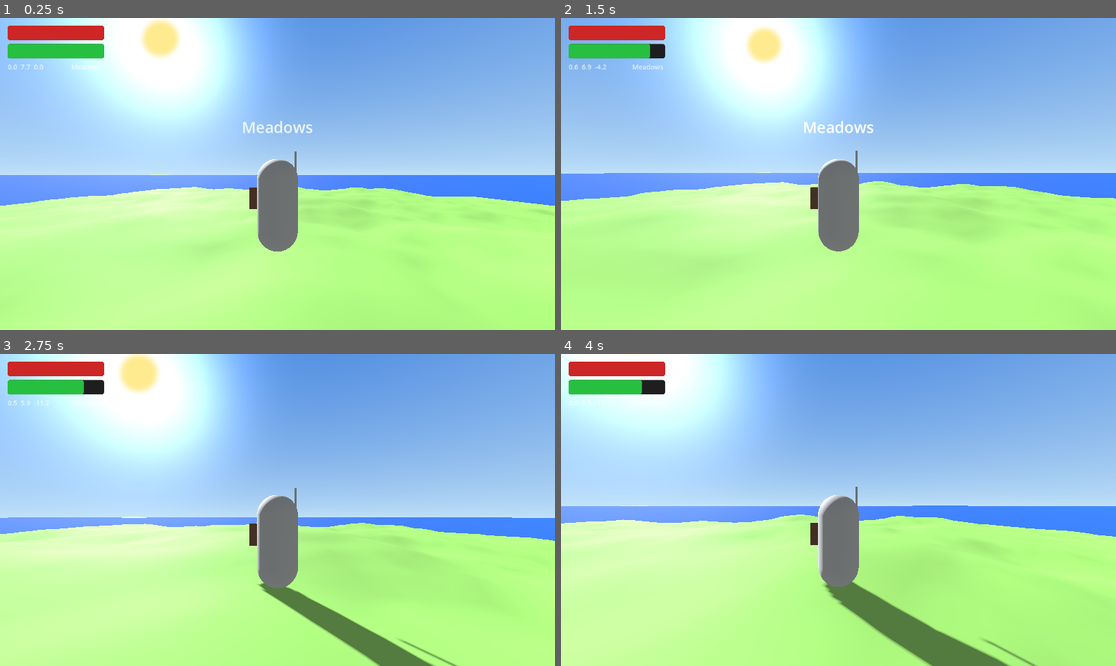
Above: before the commit, frames 1-4 (two rows, left to right).
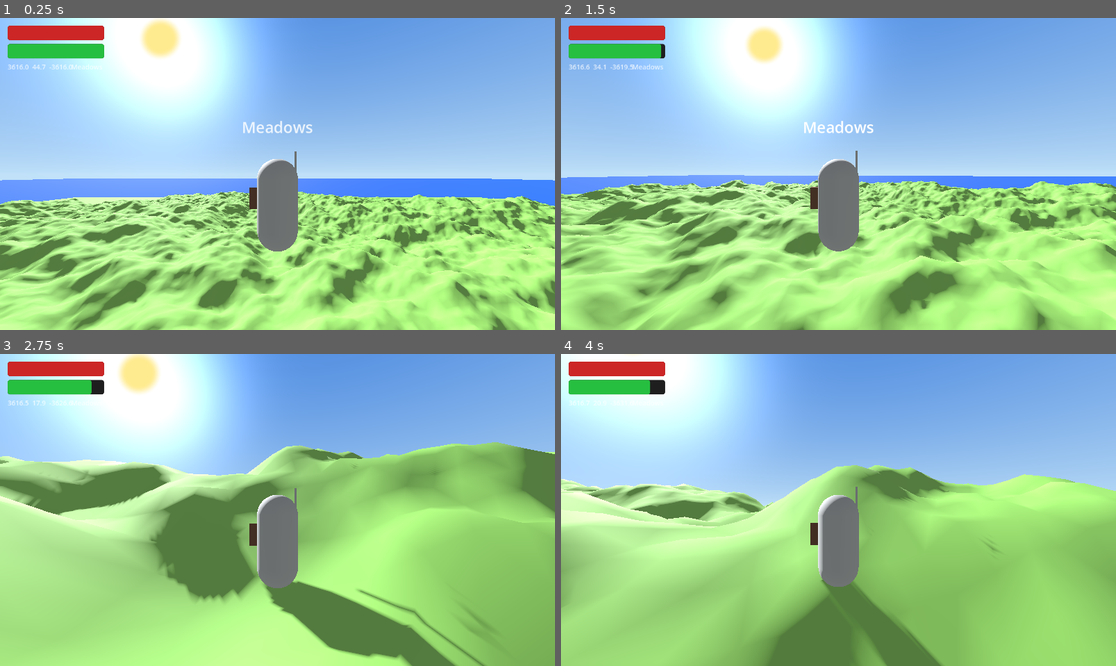
Above: after the commit, the same moments.

Repository: cpeter41/mingusbreath
Game: Godot game, scene res://scenes/world/World.tscn
Two runs of this game, one before a commit and one after it. Both use one fixed random seed, a clock stepped at 60 frames per second and the inputs below.
Inputs (mouse positions are in pixels of both pictures, inside the frame that each line leads up to):
- Up to frame 1 (0.25 s): no input
- Up to frame 2 (1.5 s): move the mouse to (866, 174) at 0.52 s; hold W (move_forward) from 0.53 s (still down); click (866, 174) at 0.6 s; tap Space (jump) at 0.77 s; move the mouse to (810, 174) at 1.27 s; right-click (810, 174) at 1.35 s
- Up to frame 3 (2.75 s): keep holding W (move_forward); tap Space (jump) at 1.52 s; move the mouse to (288, 503) at 2.02 s; tap Ctrl (dodge) at 2.1 s
- Up to frame 4 (4 s): keep holding W (move_forward); move the mouse to (832, 516) at 2.77 s; tap E (interact) at 2.85 s; tap Space (jump) at 3.02, 3.77 s; move the mouse to (877, 513) at 3.52 s; tap Q (spawn_boat) at 3.6 s

The runs differ from the first frame. In frame 1, 24% of the frame differs, in the area x 0-100%, y 14-100%; in frame 2, 25%; in frame 3, 52%; in frame 4, 52%, in the area x 0-100%, y 8-100%.

Commit message:
feat: mainland spawn + world borders + island placement rework
Reworks world layout from random islands around an origin starter to a
fixed-size world with a large mainland in the top-right corner and a
visible collision border at the world edges.

World size
- WORLD_SIZE_M bumped 4096 -> 8192 in IslandRegistry; single source of
  truth used by placer + border geometry.

Mainland
- New IslandDef island_mainland_01 (footprint_radius=400, weight=0).
  Weight=0 keeps it out of the weighted slot pool; only fills slot 0.
- New scene scenes/islands/island_mainland_01.tscn driven by
  scripts/world/mainland_terrain.gd. Terrain mesh + heightmap collider +
  shore wall generated at runtime via IslandGenerator (size_m=800,
  max_height_m=40), cached in a static dict.
- Shore wall lives on its own StaticBody3D with collision_layer=8 and
  collision_mask=0 so player (mask=1) passes freely while boats
  (mask=9) still bounce.
- bake_islands.gd extended: bakes mainland too (and now also writes
  shore_wall.tres for every island), so the runtime-gen scene can be
  swapped to baked .tres references later.

IslandPlacer
- STARTER_DEF_ID -> MAINLAND_DEF_ID. Slot 0 pinned to top-right corner
  (+X, -Z) inset by footprint + spacing buffer instead of world origin.
- Random range for slots 1..N tightened to keep islands clear of the
  border walls (edge_inset = footprint + buffer).
- Weighted picker now skips weight<=0 entries so mainland never appears
  in non-starter slots.

IslandRegistry
- get_starter_placement() -> get_mainland_placement().
- compute_placements() now logs slot/id/pos/radius for every placement
  on startup.

Player
- Spawn path uses IslandRegistry.get_mainland_placement() and the
  mainland scene's SpawnAnchor.
- RESPAWN_POINT constant replaced; respawn() now resolves the mainland
  spawn at runtime via _mainland_spawn_point() so death no longer drops
  the player into mid-ocean at world origin.

World border
- New shaders/world_border.gdshader: spatial shader that fades alpha +
  emission with XZ distance from a player_pos uniform, so the border is
  only visible near the player.
- New scripts/world/world_border.gd: small driver that picks up the
  shared ShaderMaterial from a child wall and updates player_pos every
  frame from the "player" group.
- WorldBorder authored directly into World.tscn with four StaticBody3D
  walls (North/South/East/West) sharing BoxMesh, BoxShape3D, and
  ShaderMaterial sub_resources. Walls span 8200x80x4 at +/-4096 on
  X/Z, y=30 (bottom y=-10, top y=+70).

Save versioning
- SaveSystem.SCHEMA_VERSION 2 -> 3. load_or_init() now wipes saves with
  a mismatched version and treats it as a cold start, so existing saves
  do not strand the player at the old origin position outside the new
  border.

Co-Authored-By: Claude Opus 4.7 <noreply@anthropic.com>

Diff:
--- /dev/null
+++ b/data/islands/island_mainland_01.tres
@@ -0,0 +1,18 @@
+[gd_resource type="Resource" script_class="IslandDef" load_steps=6 format=3]
+
+[ext_resource type="Script" path="res://scripts/data/island_def.gd" id="1"]
+[ext_resource type="PackedScene" path="res://scenes/islands/island_mainland_01.tscn" id="2"]
+[ext_resource type="Resource" script_class="BiomeDef" path="res://data/biomes/meadows.tres" id="3"]
+[ext_resource type="PackedScene" path="res://scenes/islands/_tiers/island_mid_empty.tscn" id="4"]
+[ext_resource type="PackedScene" path="res://scenes/islands/_tiers/island_near_empty.tscn" id="5"]
+
+[resource]
+script = ExtResource("1")
+id = &"island_mainland_01"
+display_name = "Mainland"
+scene = ExtResource("2")
+mid_scene = ExtResource("4")
+near_scene = ExtResource("5")
+biome = ExtResource("3")
+footprint_radius = 400.0
+placement_weight = 0.0
--- a/globals/island_registry.gd
+++ b/globals/island_registry.gd
@@ -3,7 +3,7 @@
 extends Node
 
 const ISLANDS_DIR := "res://data/islands/"
-const WORLD_SIZE_M := 4096.0
+const WORLD_SIZE_M := 8192.0
 const ISLAND_COUNT := 8
 
 var _defs: Array = []  # Array[IslandDef]
@@ -34,11 +34,17 @@
 ## Idempotent — safe to call again after seed change.
 func compute_placements() -> void:
 	placements = IslandPlacer.place(_defs, GameState.world_seed, WORLD_SIZE_M, ISLAND_COUNT)
+	print("[IslandRegistry] %d placements (seed=%d, world=%dm):" % [placements.size(), GameState.world_seed, int(WORLD_SIZE_M)])
+	for p in placements:
+		var pl := p as IslandPlacement
+		print("  slot %d  %-22s  pos=(%7.1f, %7.1f)  r=%.0f" % [
+			pl.slot_index, String(pl.def.id), pl.position.x, pl.position.z, pl.def.footprint_radius
+		])
 
 
-func get_starter_placement() -> IslandPlacement:
+func get_mainland_placement() -> IslandPlacement:
 	for p in placements:
-		if p.def.id == IslandPlacer.STARTER_DEF_ID:
+		if p.def.id == IslandPlacer.MAINLAND_DEF_ID:
 			return p
 	return null
 
--- a/globals/save_system.gd
+++ b/globals/save_system.gd
@@ -4,7 +4,7 @@
 
 const SAVE_PATH := "user://save.dat"
 const TEMP_PATH := "user://save.tmp"
-const SCHEMA_VERSION := 2
+const SCHEMA_VERSION := 3
 
 var _saveables: Array[Node] = []
 var _save_disabled: bool = false
@@ -71,6 +71,13 @@
 		return
 	var header: Dictionary = blob["header"]
 	var version := int(header.get("version", 0))
+	if version != SCHEMA_VERSION:
+		push_warning("SaveSystem: save version %d != %d, wiping for cold start" % [version, SCHEMA_VERSION])
+		delete_save()
+		for n in _saveables:
+			if n.has_method("load_data"):
+				n.load_data({})
+		return
 	var payload: Dictionary = blob["payload"]
 	payload = _migrate(payload, version)
 	for n in _saveables:
--- /dev/null
+++ b/scenes/islands/island_mainland_01.tscn
@@ -0,0 +1,6 @@
+[gd_scene format=3]
+
+[ext_resource type="Script" path="res://scripts/world/mainland_terrain.gd" id="1_mt"]
+
+[node name="Island" type="Node3D"]
+script = ExtResource("1_mt")
--- a/scenes/world/World.tscn
+++ b/scenes/world/World.tscn
@@ -6,6 +6,8 @@
 [ext_resource type="Shader" uid="uid://bny1bg5pqaokg" path="res://shaders/sky.gdshader" id="4_sky"]
 [ext_resource type="Script" uid="uid://dam77dntoofdf" path="res://scripts/world/sun.gd" id="5_sun"]
 [ext_resource type="Script" uid="uid://bf5ntyxrsaici" path="res://scripts/world/moon.gd" id="6_moon"]
+[ext_resource type="Script" path="res://scripts/world/world_border.gd" id="7_wb"]
+[ext_resource type="Shader" path="res://shaders/world_border.gdshader" id="8_bs"]
 
 [sub_resource type="StandardMaterial3D" id="WaterMat_1"]
 albedo_color = Color(0.09, 0.28, 0.72, 1)
@@ -31,6 +33,21 @@
 [sub_resource type="Sky" id="Sky_1"]
 sky_material = SubResource("SkyMat_1")
 
+[sub_resource type="ShaderMaterial" id="BorderShaderMat_1"]
+shader = ExtResource("8_bs")
+
+[sub_resource type="BoxMesh" id="BorderBoxMeshNS_1"]
+size = Vector3(8200, 80, 4)
+
+[sub_resource type="BoxShape3D" id="BorderBoxShapeNS_1"]
+size = Vector3(8200, 80, 4)
+
+[sub_resource type="BoxMesh" id="BorderBoxMeshEW_1"]
+size = Vector3(4, 80, 8200)
+
+[sub_resource type="BoxShape3D" id="BorderBoxShapeEW_1"]
+size = Vector3(4, 80, 8200)
+
 [sub_resource type="Environment" id="Env_1"]
 background_mode = 2
 background_color = Color(0.45, 0.65, 0.9, 1)
@@ -43,6 +60,49 @@
 script = ExtResource("1_wr")
 
 [node name="IslandContainer" type="Node3D" parent="." unique_id=203679104]
+
+[node name="WorldBorder" type="Node3D" parent="."]
+script = ExtResource("7_wb")
+
+[node name="WallNorth" type="StaticBody3D" parent="WorldBorder"]
+transform = Transform3D(1, 0, 0, 0, 1, 0, 0, 0, 1, 0, 30, -4096)
+
+[node name="CollisionShape3D" type="CollisionShape3D" parent="WorldBorder/WallNorth"]
+shape = SubResource("BorderBoxShapeNS_1")
+
+[node name="MeshInstance3D" type="MeshInstance3D" parent="WorldBorder/WallNorth"]
+mesh = SubResource("BorderBoxMeshNS_1")
+material_override = SubResource("BorderShaderMat_1")
+
+[node name="WallSouth" type="StaticBody3D" parent="WorldBorder"]
+transform = Transform3D(1, 0, 0, 0, 1, 0, 0, 0, 1, 0, 30, 4096)
+
+[node name="CollisionShape3D" type="CollisionShape3D" parent="WorldBorder/WallSouth"]
+shape = SubResource("BorderBoxShapeNS_1")
+
+[node name="MeshInstance3D" type="MeshInstance3D" parent="WorldBorder/WallSouth"]
+mesh = SubResource("BorderBoxMeshNS_1")
+material_override = SubResource("BorderShaderMat_1")
+
+[node name="WallEast" type="StaticBody3D" parent="WorldBorder"]
+transform = Transform3D(1, 0, 0, 0, 1, 0, 0, 0, 1, 4096, 30, 0)
+
+[node name="CollisionShape3D" type="CollisionShape3D" parent="WorldBorder/WallEast"]
+shape = SubResource("BorderBoxShapeEW_1")
+
+[node name="MeshInstance3D" type="MeshInstance3D" parent="WorldBorder/WallEast"]
+mesh = SubResource("BorderBoxMeshEW_1")
+material_override = SubResource("BorderShaderMat_1")
+
+[node name="WallWest" type="StaticBody3D" parent="WorldBorder"]
+transform = Transform3D(1, 0, 0, 0, 1, 0, 0, 0, 1, -4096, 30, 0)
+
+[node name="CollisionShape3D" type="CollisionShape3D" parent="WorldBorder/WallWest"]
+shape = SubResource("BorderBoxShapeEW_1")
+
+[node name="MeshInstance3D" type="MeshInstance3D" parent="WorldBorder/WallWest"]
+mesh = SubResource("BorderBoxMeshEW_1")
+material_override = SubResource("BorderShaderMat_1")
 
 [node name="OceanFollower" type="Node3D" parent="." unique_id=2109022807]
 script = ExtResource("2_of")
--- a/scripts/player/player.gd
+++ b/scripts/player/player.gd
@@ -3,7 +3,7 @@
 const MOUSE_SENSITIVITY := 0.003
 const SWORD_SCENE   := preload("res://scenes/weapons/Sword.tscn")
 const SHIELD_SCENE  := preload("res://scenes/weapons/Shield.tscn")
-const RESPAWN_POINT := Vector3(0.0, 15.0, 0.0)
+const RESPAWN_FALLBACK_Y := 15.0
 const BOAT_SPAWN_DIST := 8.0
 
 var max_hp: float      = 100.0
@@ -106,7 +106,7 @@
 
 
 func respawn() -> void:
-	global_position = RESPAWN_POINT
+	global_position = _mainland_spawn_point()
 	hp = max_hp
 	stamina = max_stamina
 	_stamina_regen_timer = 999.0
@@ -208,15 +208,18 @@
 		global_position = _pending_pos
 		rotation.y = _pending_rot_y
 	else:
-		var starter := IslandRegistry.get_starter_placement()
-		if starter == null:
-			global_position = RESPAWN_POINT
-		else:
-			var inst := WorldStream.get_far_instance(starter.runtime_id)
-			if inst == null:
-				global_position = RESPAWN_POINT
-			else:
-				var anchor := inst.get_node_or_null("SpawnAnchor") as Node3D
-				global_position = anchor.global_position if anchor != null else RESPAWN_POINT
+		global_position = _mainland_spawn_point()
 	velocity = Vector3.ZERO
 	_world_ready = true
+
+
+func _mainland_spawn_point() -> Vector3:
+	var mp := IslandRegistry.get_mainland_placement()
+	if mp == null:
+		return Vector3(0.0, RESPAWN_FALLBACK_Y, 0.0)
+	var inst := WorldStream.get_far_instance(mp.runtime_id)
+	if inst != null:
+		var anchor := inst.get_node_or_null("SpawnAnchor") as Node3D
+		if anchor != null:
+			return anchor.global_position
+	return mp.position + Vector3(0.0, RESPAWN_FALLBACK_Y, 0.0)
--- a/scripts/tools/bake_islands.gd
+++ b/scripts/tools/bake_islands.gd
@@ -4,19 +4,24 @@
 
 
 func _run() -> void:
-	_bake_one(&"island_meadows_01")
-	_bake_one(&"island_forest_01")
-	_bake_one(&"island_tundra_01")
-	_bake_one(&"island_desert_01")
+	_bake_one(&"island_meadows_01", 160, 10.0)
+	_bake_one(&"island_forest_01",  160, 10.0)
+	_bake_one(&"island_tundra_01",  160, 10.0)
+	_bake_one(&"island_desert_01",  160, 10.0)
+	# Mainland is currently runtime-generated by mainland_terrain.gd. Bake here too so the
+	# scene can be swapped to baked .tres references later for faster cold start.
+	_bake_one(&"island_mainland_01", 800, 40.0)
 
 
-func _bake_one(def_id: StringName) -> void:
+func _bake_one(def_id: StringName, size_m: int, max_height_m: float) -> void:
 	var seed_ := hash(String(def_id))
-	var data := IslandGenerator.generate(seed_, 160, 10.0)
+	var data := IslandGenerator.generate(seed_, size_m, max_height_m)
 	var out_dir := "res://assets/islands/"
 	DirAccess.make_dir_recursive_absolute(ProjectSettings.globalize_path(out_dir))
-	var mesh_path := "%s%s_mesh.tres" % [out_dir, def_id]
-	var col_path := "%s%s_collider.tres" % [out_dir, def_id]
+	var mesh_path  := "%s%s_mesh.tres"       % [out_dir, def_id]
+	var col_path   := "%s%s_collider.tres"   % [out_dir, def_id]
+	var wall_path  := "%s%s_shore_wall.tres" % [out_dir, def_id]
 	ResourceSaver.save(data["mesh"], mesh_path)
 	ResourceSaver.save(data["collider"], col_path)
+	ResourceSaver.save(data["shore_wall"], wall_path)
 	print("baked ", def_id)
--- a/scripts/world/island_placer.gd
+++ b/scripts/world/island_placer.gd
@@ -1,11 +1,11 @@
 class_name IslandPlacer
 
 const ISLAND_SPACING_BUFFER_M := 80.0
-const STARTER_DEF_ID := &"island_meadows_01"
+const MAINLAND_DEF_ID := &"island_mainland_01"
 
 ## Deterministic rejection-sampling placement.
-## Slot 0 = starter island, always pinned to world origin.
-## Slots 1..N pick defs by weight then draw random positions.
+## Slot 0 = mainland, pinned to top-right corner (+X, -Z).
+## Slots 1..N pick defs by weight then draw random positions, avoiding mainland and borders.
 static func place(
 		defs: Array,
 		world_seed: int,
@@ -15,42 +15,48 @@
 
 	var placements: Array = []
 
-	# Find starter def.
-	var starter_def: IslandDef = null
+	# Find mainland def.
+	var mainland_def: IslandDef = null
 	for d in defs:
-		if d.id == STARTER_DEF_ID:
-			starter_def = d
+		if d.id == MAINLAND_DEF_ID:
+			mainland_def = d
 			break
-	if starter_def == null:
-		push_error("IslandPlacer: no IslandDef with id '%s' found in defs" % STARTER_DEF_ID)
+	if mainland_def == null:
+		push_error("IslandPlacer: no IslandDef with id '%s' found in defs" % MAINLAND_DEF_ID)
 		return placements
 
-	# Slot 0 — starter pinned to origin.
-	var starter := IslandPlacement.new()
-	starter.def = starter_def
-	starter.position = Vector3.ZERO
-	starter.rotation_y = 0.0
-	starter.slot_index = 0
-	starter.runtime_id = IslandRuntimeId.compute(world_seed, 0, starter_def.id)
-	placements.append(starter)
+	var half := world_size_m * 0.5
 
-	var half := world_size_m * 0.5
+	# Slot 0 — mainland pinned to top-right corner.
+	var mainland_inset := mainland_def.footprint_radius + ISLAND_SPACING_BUFFER_M
+	var mainland := IslandPlacement.new()
+	mainland.def = mainland_def
+	mainland.position = Vector3(half - mainland_inset, 0.0, -(half - mainland_inset))
+	mainland.rotation_y = 0.0
+	mainland.slot_index = 0
+	mainland.runtime_id = IslandRuntimeId.compute(world_seed, 0, mainland_def.id)
+	placements.append(mainland)
 
 	for slot in range(1, island_count):
 		var rng := RandomNumberGenerator.new()
 		rng.seed = world_seed ^ 0xA1B2C3 ^ slot
 
-		# Weighted pick of def for this slot.
+		# Weighted pick of def for this slot. Mainland is excluded by weight=0.
 		var chosen_def := _pick_weighted(defs, rng)
 		if chosen_def == null:
 			push_warning("IslandPlacer: slot %d — no defs available, skipping" % slot)
 			continue
 
+		# Keep islands well clear of the world border walls.
+		var edge_inset := chosen_def.footprint_radius + ISLAND_SPACING_BUFFER_M
+		var lo := -half + edge_inset
+		var hi :=  half - edge_inset
+
 		# Rejection sampling for position.
 		var placed := false
 		for _attempt in range(max_attempts):
-			var cx := rng.randf_range(-half, half)
-			var cz := rng.randf_range(-half, half)
+			var cx := rng.randf_range(lo, hi)
+			var cz := rng.randf_range(lo, hi)
 			var candidate := Vector3(cx, 0.0, cz)
 
 			if _too_close(candidate, chosen_def.footprint_radius, placements):
@@ -81,10 +87,13 @@
 	var roll: float = rng.randf_range(0.0, total)
 	var acc: float = 0.0
 	for d in defs:
-		acc += (d as IslandDef).placement_weight
+		var w: float = (d as IslandDef).placement_weight
+		if w <= 0.0:
+			continue
+		acc += w
 		if roll <= acc:
 			return d as IslandDef
-	return defs[-1] as IslandDef
+	return null
 
 
 static func _too_close(candidate: Vector3, radius: float, placements: Array) -> bool:
--- /dev/null
+++ b/scripts/world/mainland_terrain.gd
@@ -0,0 +1,55 @@
+class_name MainlandTerrain
+extends Node3D
+
+const SIZE_M := 800
+const MAX_HEIGHT_M := 40.0
+const SEED := 0x4D41494E  # "MAIN"
+
+# Cached across instances — mainland is single-slot, but cache is harmless if scene reloads.
+static var _cache: Dictionary = {}
+
+
+func _ready() -> void:
+	var data := _get_or_generate()
+
+	var mat := StandardMaterial3D.new()
+	mat.albedo_color = Color(0.45, 0.65, 0.30)
+	mat.roughness = 0.85
+
+	var terrain := MeshInstance3D.new()
+	terrain.name = "Terrain"
+	terrain.mesh = data["mesh"]
+	terrain.material_override = mat
+	add_child(terrain)
+
+	var body := StaticBody3D.new()
+	body.name = "Body"
+	add_child(body)
+
+	var heightmap_shape := CollisionShape3D.new()
+	heightmap_shape.name = "HeightmapShape"
+	heightmap_shape.shape = data["collider"]
+	body.add_child(heightmap_shape)
+
+	# Shore wall on its own body, boat-only layer (8). Player mask=1 ignores it.
+	var shore_body := StaticBody3D.new()
+	shore_body.name = "ShoreBody"
+	shore_body.collision_layer = 8
+	shore_body.collision_mask = 0
+	add_child(shore_body)
+
+	var wall_shape := CollisionShape3D.new()
+	wall_shape.name = "ShoreWallShape"
+	wall_shape.shape = data["shore_wall"]
+	shore_body.add_child(wall_shape)
+
+	var anchor := Node3D.new()
+	anchor.name = "SpawnAnchor"
+	anchor.position = Vector3(0, MAX_HEIGHT_M + 5.0, 0)
+	add_child(anchor)
+
+
+static func _get_or_generate() -> Dictionary:
+	if _cache.is_empty():
+		_cache = IslandGenerator.generate(SEED, SIZE_M, MAX_HEIGHT_M)
+	return _cache
--- /dev/null
+++ b/scripts/world/world_border.gd
@@ -0,0 +1,21 @@
+class_name WorldBorder
+extends Node3D
+
+var _material: ShaderMaterial = null
+var _player: Node3D = null
+
+
+func _ready() -> void:
+	var mi := find_child("MeshInstance3D", true, false) as MeshInstance3D
+	if mi != null:
+		_material = mi.material_override as ShaderMaterial
+
+
+func _process(_dt: float) -> void:
+	if _material == null:
+		return
+	if _player == null or not is_instance_valid(_player) or not _player.is_inside_tree():
+		_player = get_tree().get_first_node_in_group("player") as Node3D
+		if _player == null:
+			return
+	_material.set_shader_parameter("player_pos", _player.global_position)
--- a/scripts/world/world_root.gd
+++ b/scripts/world/world_root.gd
@@ -7,7 +7,7 @@
 
 
 func _ready() -> void:
-	# Strict order — do not reorder.
+	# Strict order — do not reorder.+
 	SaveSystem.load_or_init()
 	IslandRegistry.compute_placements()
 
--- /dev/null
+++ b/shaders/world_border.gdshader
@@ -0,0 +1,23 @@
+shader_type spatial;
+render_mode blend_mix, depth_draw_opaque, cull_disabled, unshaded;
+
+uniform vec3 player_pos = vec3(0.0);
+uniform float fade_near : hint_range(0.0, 1000.0) = 60.0;
+uniform float fade_far  : hint_range(0.0, 2000.0) = 220.0;
+uniform vec4 tint : source_color = vec4(0.4, 0.8, 1.0, 0.55);
+uniform float emission_strength : hint_range(0.0, 4.0) = 0.6;
+
+varying vec3 world_pos;
+
+void vertex() {
+	world_pos = (MODEL_MATRIX * vec4(VERTEX, 1.0)).xyz;
+}
+
+void fragment() {
+	vec2 dxz = world_pos.xz - player_pos.xz;
+	float d = length(dxz);
+	float a = 1.0 - smoothstep(fade_near, fade_far, d);
+	ALBEDO = tint.rgb;
+	ALPHA = tint.a * a;
+	EMISSION = tint.rgb * emission_strength * a;
+}
Not shown, added: scripts/world/mainland_terrain.gd.uid
Not shown, added: scripts/world/world_border.gd.uid
Not shown, added: shaders/world_border.gdshader.uid
